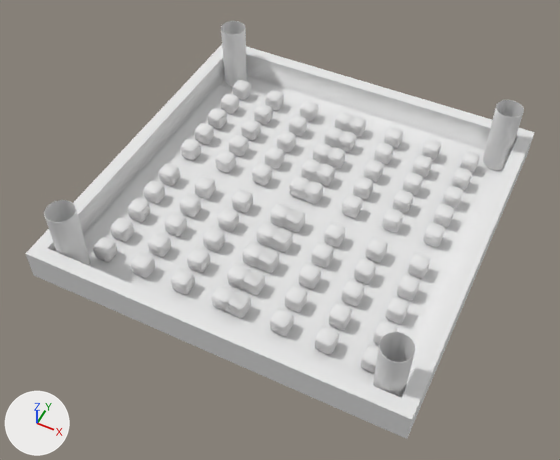
A saved change to the OBJ model Assets/Models/Maps/oldSchool.obj.
Rendered twice from a 50 mm camera at (14.5, -31.6, 36.8) aimed at (-0.1, -2.4, 0.4). Arrows for +X, +Y and +Z are at lower left; the lights stay in place. Where no turn or scale is listed for an object, it has been applied to the vertices. Vertices at the same position are counted once.

Names of what the first picture shows: 'oldSchool'.
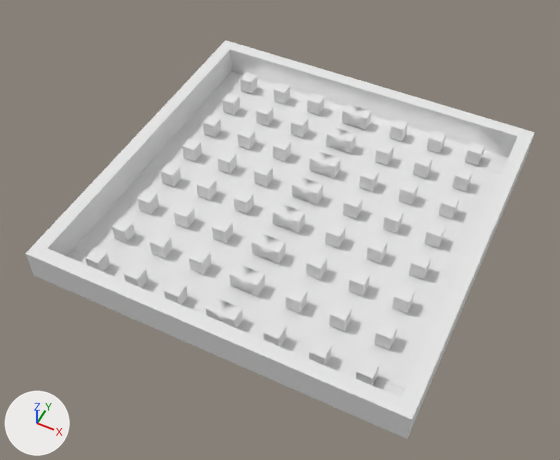
The change in detail:
Material 'surfaceShader4SG' (mat_surfaceshader4sg) is new.
Its base color is (0.8, 0.8, 0.8) (white #e7e7e7).
Its roughness is 1.0.
Material 'surfaceShader5SG' (mat_surfaceshader5sg) is new.
Its base color is (0.8, 0.8, 0.8) (white #e7e7e7).
Its roughness is 1.0.
Material 'surfaceShader2SG' (mat_surfaceshader2sg) is new.
Its base color is (0.8, 0.8, 0.8) (white #e7e7e7).
Its roughness is 1.0.
Material 'surfaceShader3SG' (mat_surfaceshader3sg) is new.
Its base color is (0.8, 0.8, 0.8) (white #e7e7e7).
Its roughness is 1.0.
Material 'surfaceShader1SG' (mat_surfaceshader1sg) is new.
Its base color is (0.8, 0.8, 0.8) (white #e7e7e7).
Its roughness is 1.0.
me_oldschool is used by ob_oldschool; location (0.0, 0.0, 0.0).
me_oldschool had 4113 vertices, 2732 faces and spanned x -12.0..12.0, y -12.0..12.0, z -0.1..4.7.
me_oldschool now has 1389 vertices, 1132 faces and spans x -12.0..12.0, y -12.0..12.0, z -0.1..1.9.
me_oldschool part 1: the loose piece of 66 vertices spanning x -1.1..0.9, y 6.4..7.4, z 0.0..1.0 is rebuilt with 18 vertices and now spans x -0.9..0.9, y 6.5..7.4, z 0.0..1.0.
me_oldschool part 2: the loose piece of 66 vertices spanning x -1.1..0.9, y -7.4..-6.4, z 0.0..1.0 is rebuilt with 18 vertices and now spans x -0.9..0.9, y -7.4..-6.5, z 0.0..1.0.
me_oldschool part 3: the loose piece of 66 vertices spanning x -1.1..0.9, y 0.9..1.9, z 0.0..1.0 is rebuilt with 18 vertices and now spans x -0.9..0.9, y 0.9..1.8, z 0.0..1.0.
me_oldschool part 4: the loose piece of 66 vertices spanning x -1.1..0.9, y -1.9..-0.9, z 0.0..1.0 is rebuilt with 18 vertices and now spans x -0.9..0.9, y -1.8..-0.9, z 0.0..1.0.
me_oldschool part 5: the loose piece of 40 vertices spanning x -6.6..-5.6, y -1.9..-0.9, z 0.0..1.0 is rebuilt with 12 vertices and now spans x -6.5..-5.5, y -1.8..-0.9, z 0.0..1.0.
me_oldschool part 6: the loose piece of 40 vertices spanning x 2.7..3.7, y 6.4..7.4, z 0.0..1.0 is rebuilt with 12 vertices and now spans x 2.8..3.7, y 6.5..7.4, z 0.0..1.0.
me_oldschool part 7: the loose piece of 40 vertices spanning x 2.7..3.7, y -7.4..-6.4, z 0.0..1.0 is rebuilt with 12 vertices and now spans x 2.8..3.7, y -7.4..-6.5, z 0.0..1.0.
me_oldschool part 8: the loose piece of 40 vertices spanning x 2.7..3.7, y 0.9..1.9, z 0.0..1.0 is rebuilt with 12 vertices and now spans x 2.8..3.7, y 0.9..1.8, z 0.0..1.0.
me_oldschool part 9: the loose piece of 40 vertices spanning x 2.7..3.7, y -1.9..-0.9, z 0.0..1.0 is rebuilt with 12 vertices and now spans x 2.8..3.7, y -1.8..-0.9, z 0.0..1.0.
me_oldschool part 10: the loose piece of 40 vertices spanning x -6.6..-5.6, y -7.4..-6.4, z 0.0..1.0 is rebuilt with 12 vertices and now spans x -6.5..-5.5, y -7.4..-6.5, z 0.0..1.0.
me_oldschool part 11: the loose piece of 40 vertices spanning x 8.2..9.2, y 0.9..1.9, z 0.0..1.0 is rebuilt with 12 vertices and now spans x 8.3..9.2, y 0.9..1.8, z 0.0..1.0.
me_oldschool part 12: 63 loose pieces with 2836 vertices, spanning x -11.1..11.1, y -11.1..11.1, z 0.0..4.7, are deleted.
me_oldschool part 13: 80 vertices removed from x -11.1..11.1, y -11.1..11.1, z -0.1; 580 vertices added at x -10.9..10.9, y -10.9..10.9, z 0.0..1.0.
me_oldschool part 14: the surface is now shaded flat.
me_oldschool now uses material mat_surfaceshader5sg (white #e7e7e7).
me_oldschool now uses material mat_surfaceshader1sg (white #e7e7e7).
me_oldschool now uses material mat_surfaceshader4sg (white #e7e7e7).
me_oldschool now uses material mat_surfaceshader2sg (white #e7e7e7).
me_oldschool now uses material mat_surfaceshader3sg (white #e7e7e7).

Pixel boxes (x1, y1, x2, y2) of what changed, in the pictures (560 x 460 px):
'oldSchool', reshaped: before (25, 21, 535, 439); after (25, 40, 535, 439)
part 1 of me_oldschool, rebuilt (6% narrower, 8% taller): before (324, 127, 356, 152); after (326, 126, 356, 153)
part 2 of me_oldschool, rebuilt (8% narrower): before (227, 264, 265, 295); after (230, 264, 265, 296)
part 3 of me_oldschool, rebuilt (9% narrower): before (289, 176, 323, 204); after (292, 176, 323, 205)
part 4 of me_oldschool, rebuilt (7% taller): before (270, 204, 305, 232); after (272, 203, 305, 233)
part 5 of me_oldschool, rebuilt (9% narrower): before (194, 176, 216, 199); after (197, 176, 217, 200)
part 6 of me_oldschool, rebuilt (9% taller): before (374, 143, 394, 165); after (375, 142, 394, 166)
part 7 of me_oldschool, rebuilt (8% narrower): before (284, 286, 307, 312); after (286, 286, 307, 313)
part 8 of me_oldschool, rebuilt (8% taller): before (342, 195, 363, 218); after (343, 194, 363, 219)
part 9 of me_oldschool, rebuilt (8% taller): before (324, 223, 346, 247); after (325, 222, 346, 248)
part 10 of me_oldschool, rebuilt (12% taller): before (148, 233, 171, 257); after (150, 232, 173, 259)
part 11 of me_oldschool, rebuilt (8% taller): before (423, 223, 445, 247); after (424, 222, 446, 248)
part 12 of me_oldschool, deleted: before (44, 21, 524, 398)
part 13 of me_oldschool, built on: before (84, 77, 504, 387); after (67, 72, 508, 398)
